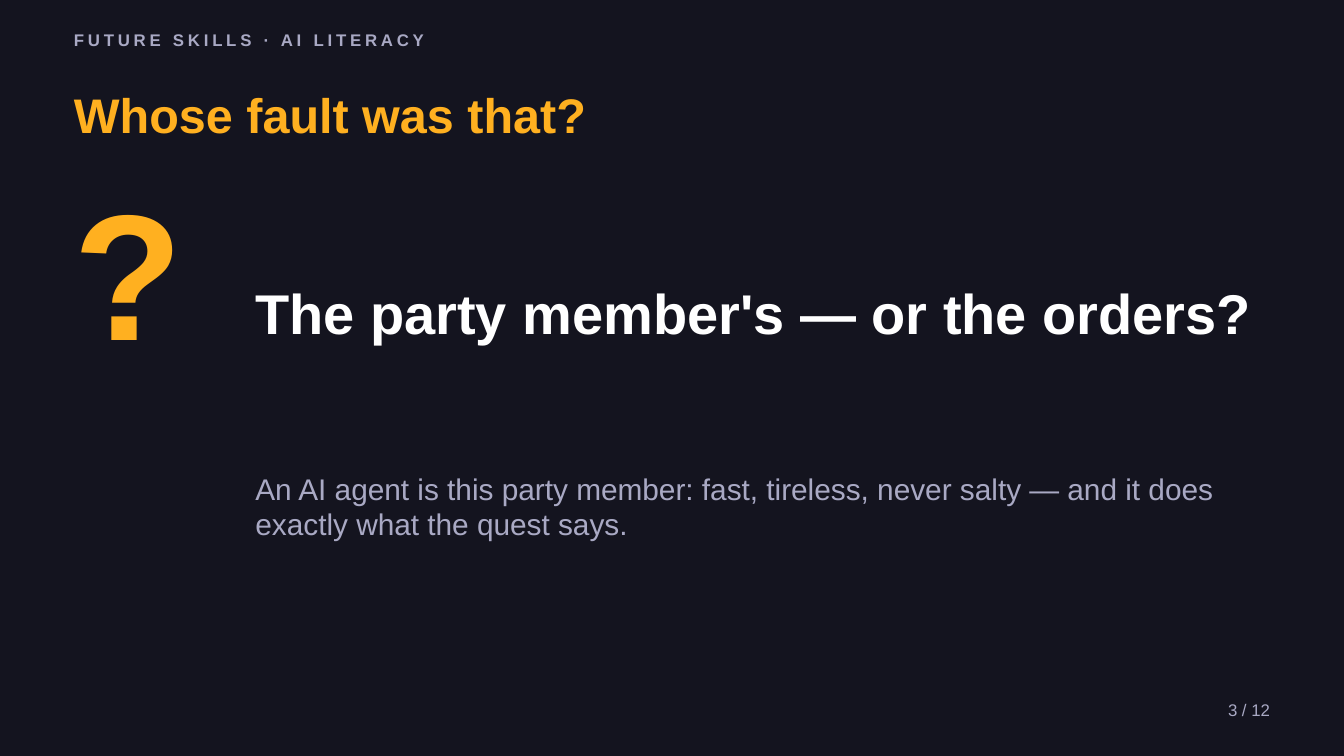
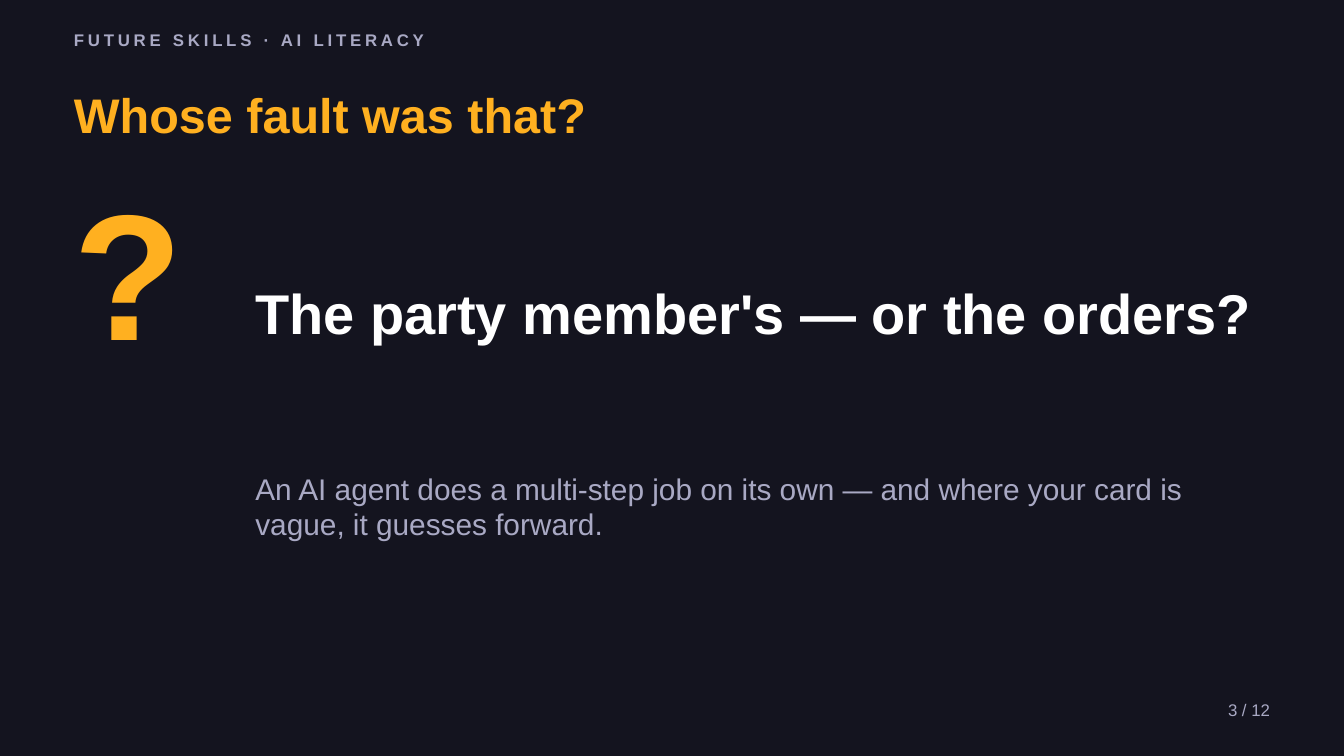
Before and after one commit to phiunit/tptphi, a slide deck: slide 3 of products/ai-agent-intern/dist/Lead Your AI Squad - Slides.pptx. Drawn at 1344x756 pixels with LibreOffice and Linux fonts; fonts in the diff are those of the drawing. Boxes give left, top, right and bottom in pixels: in the first picture for what was removed or moved away, otherwise in the second. Text is boxed around its words. In the diff, an @@ line names an element or a change of style, - is before the commit and + after.

```diff
--- a/products/ai-agent-intern/dist/Lead Your AI Squad - Slides.pptx
+++ b/products/ai-agent-intern/dist/Lead Your AI Squad - Slides.pptx
@@ text at [255,478,1182,541]: text changed @@
-An AI agent is this party member: fast, tireless, never salty — and it does exactly what the quest says.
+An AI agent does a multi-step job on its own — and where your card is vague, it guesses forward.
```
Also in this commit, not shown: 7 other slides changed, 30 other files.
